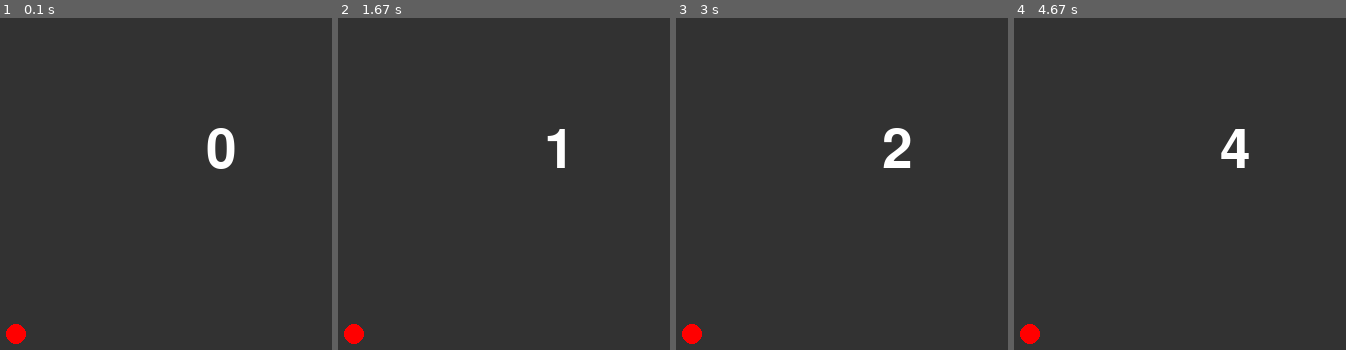
Above: before the commit, frames 1-4 (left to right).
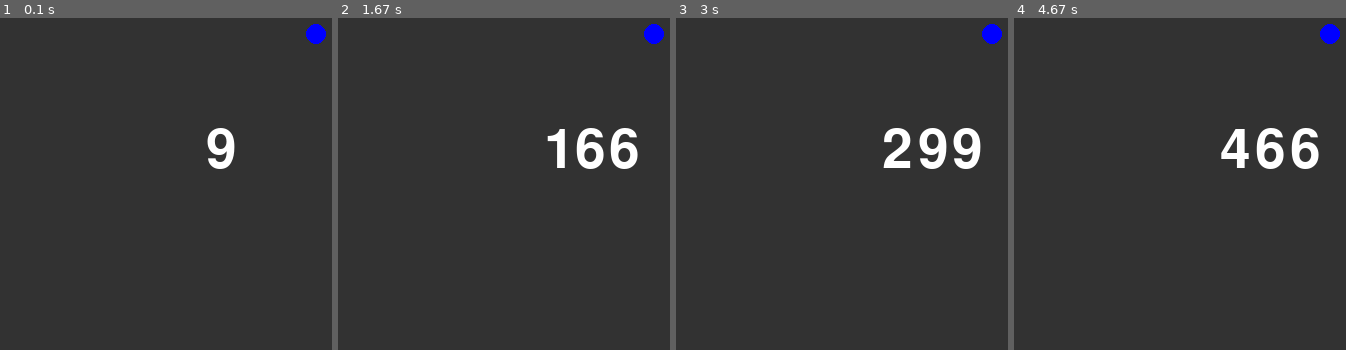
Above: after the commit, the same moments.

Repository: c0a2305018/ProjExD_1
Game: pygame game, started from pygame_system.py
The game is run twice, just before and just after one commit, with the same random seed, the same clock (stepped at 60 frames per second) and the same inputs.
Inputs:
- Up to frame 1 (0.1 s): no input
- Up to frame 2 (1.67 s): no input
- Up to frame 3 (3 s): no input
- Up to frame 4 (4.67 s): no input

The runs differ from the first frame. In frame 1, 0.8% of the frame differs, in the area x 1-99%, y 1-99%; in frame 2, 1.9%; in frame 3, 1.9%; in frame 4, 1.9%.

Commit message:
練習１、２

Diff:
--- a/pygame_image.py
+++ b/pygame_image.py
@@ -10,6 +10,8 @@
     screen = pg.display.set_mode((800, 600))
     clock  = pg.time.Clock()
     bg_img = pg.image.load("fig/pg_bg.jpg")
+    kk_img = pg.image.load("fig/3.png")  #練習２
+    kk_img = pg.transform.flip(kk_img, True , False)  #練習２
     tmr = 0
     while True:
         for event in pg.event.get():
--- a/pygame_system.py
+++ b/pygame_system.py
@@ -12,7 +12,7 @@
     font = pg.font.Font(None, 80)
 
     enn = pg.Surface((20, 20))
-    pg.draw.circle(enn, (255, 0, 0), (10, 10), 10)
+    pg.draw.circle(enn, (0, 0, 255), (10, 10), 10)
     enn.set_colorkey((0, 0, 0))
 
     tmr = 0
@@ -23,10 +23,10 @@
         txt = font.render(str(tmr), True, (255, 255, 255))
         screen.fill((50, 50, 50))
         screen.blit(txt, [300, 200])
-        screen.blit(enn, [100, 400])
+        screen.blit(enn, [400, 100])
         pg.display.update()
         tmr += 1
-        clock.tick(1)
+        clock.tick(100)
 
 
 if __name__ == "__main__":
